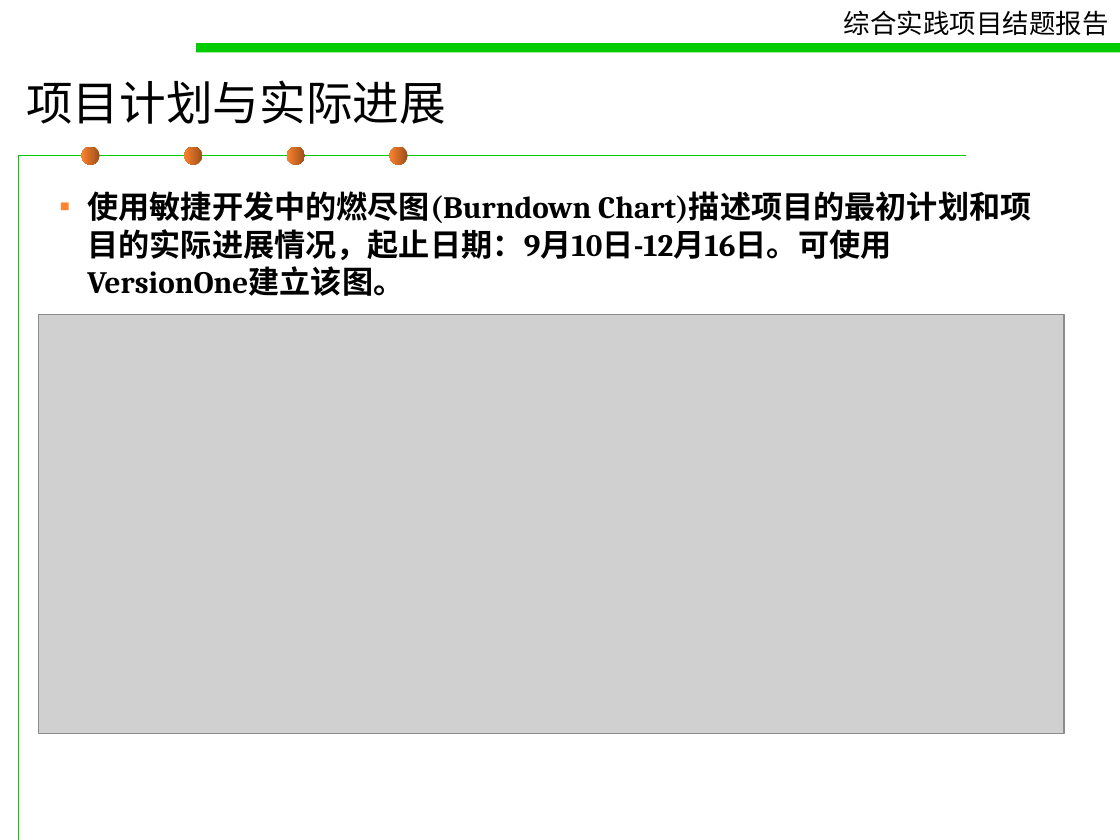
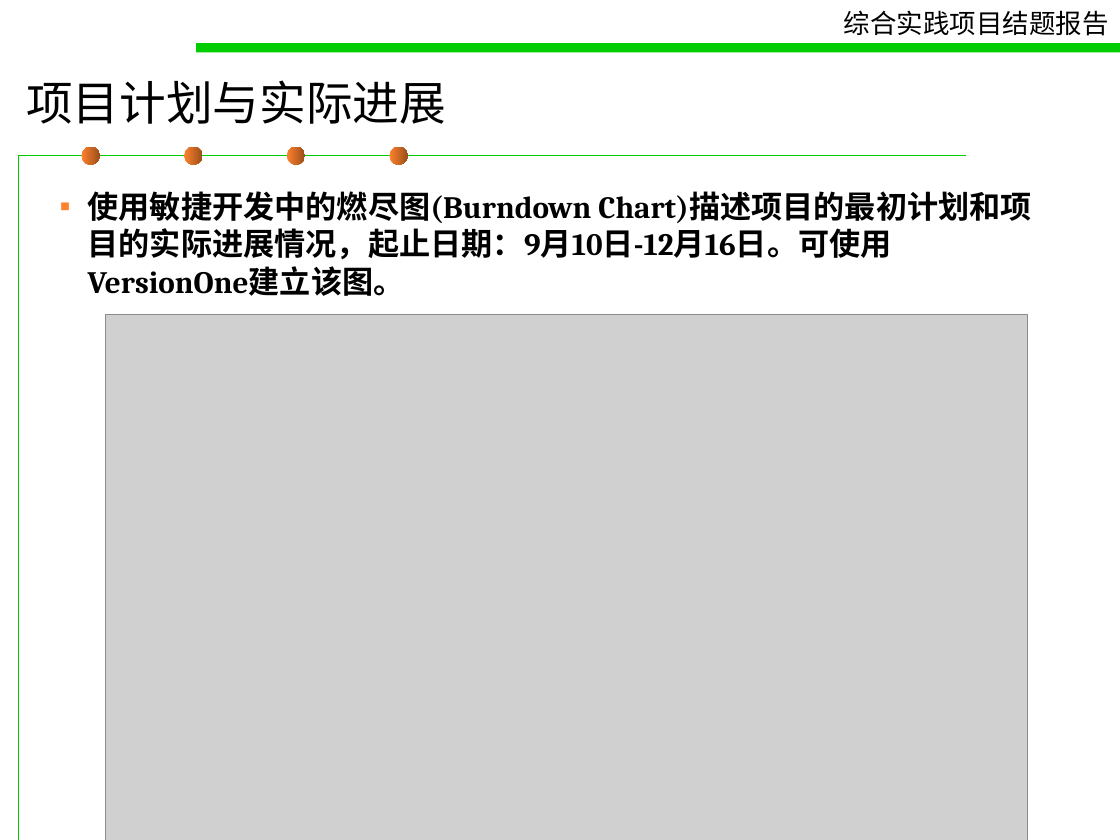
Before and after one commit to pokerG/Gmail-attachment-extension, a slide deck: slide 10 of doc/concludingreport.ppt. Drawn at 1120x840 pixels with LibreOffice and Linux fonts; fonts in the diff are those of the drawing; grey boxes stand for pictures. Boxes give left, top, right and bottom in pixels: in the first picture for what was removed or moved away, otherwise in the second. Text is boxed around its words. In the diff, an @@ line names an element or a change of style, - is before the commit and + after.

```diff
--- a/doc/concludingreport.ppt
+++ b/doc/concludingreport.ppt
@@ fill gradient #9B4F1B to #FF822D to gradient #FF822D to #9B4F1B in 4 elements at [82,147,100,165], [184,147,202,165], [287,147,305,165], [390,147,408,165] @@
@@ picture: place and size @@
-picture at [38,315,1064,734]
+picture at [105,315,1027,840]
```
Also in this commit, not shown: 25 other slides changed, 3 slides added.
